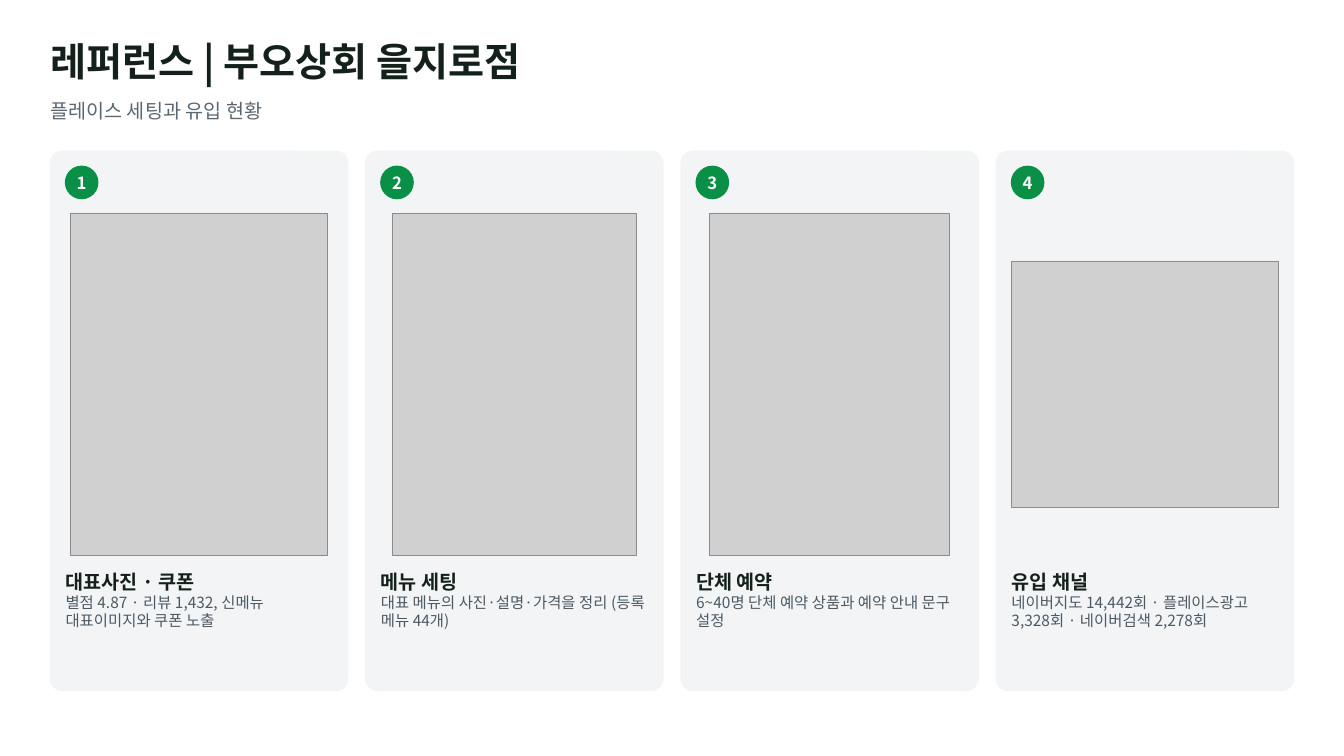
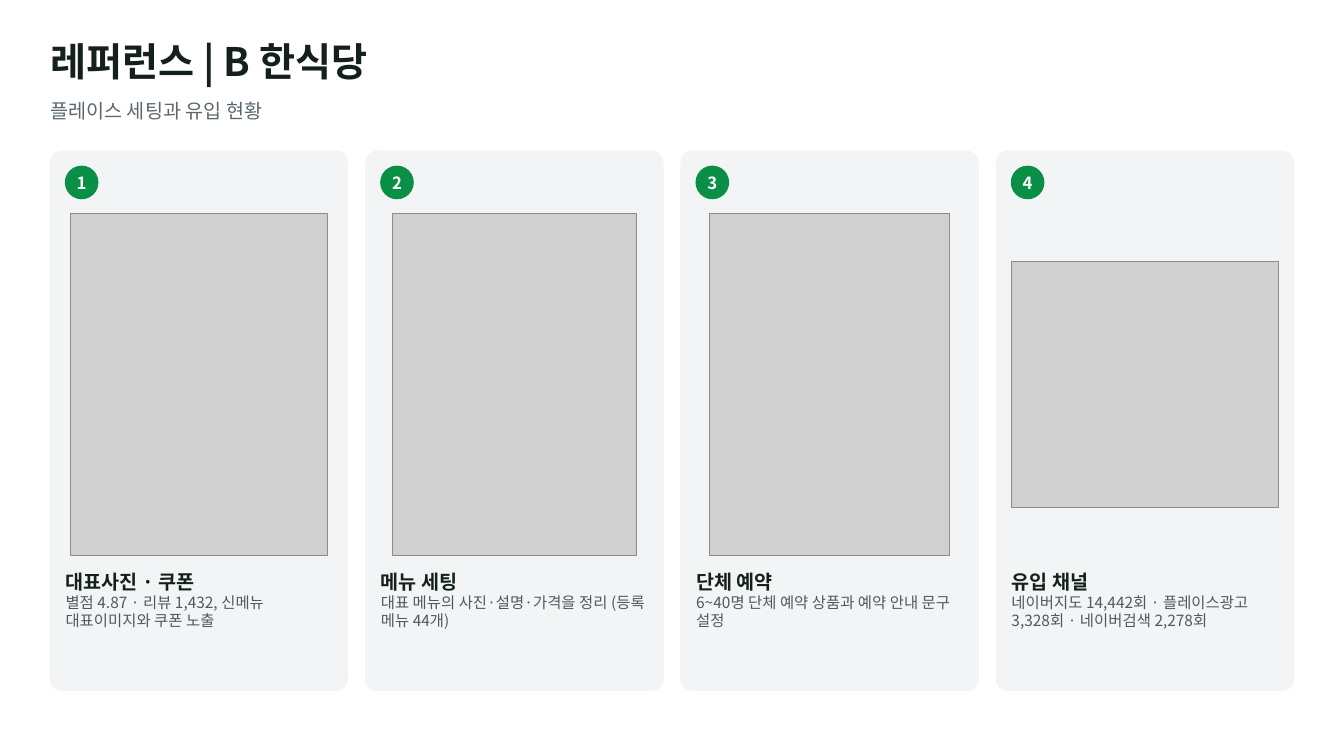
Before and after one commit to alfk0615/placeon, a slide deck: slide 6 of out/company_reference_proposal.pptx. Drawn at 1344x756 pixels with LibreOffice and Linux fonts; fonts in the diff are those of the drawing; grey boxes stand for pictures. Boxes give left, top, right and bottom in pixels: in the first picture for what was removed or moved away, otherwise in the second. Text is boxed around its words. In the diff, an @@ line names an element or a change of style, - is before the commit and + after.

```diff
--- a/out/company_reference_proposal.pptx
+++ b/out/company_reference_proposal.pptx
@@ text at (50, 43, 367, 80): text changed @@
-레퍼런스 | 부오상회 을지로점
+레퍼런스 | B 한식당
```
Also in this commit, not shown: 14 other slides changed.
